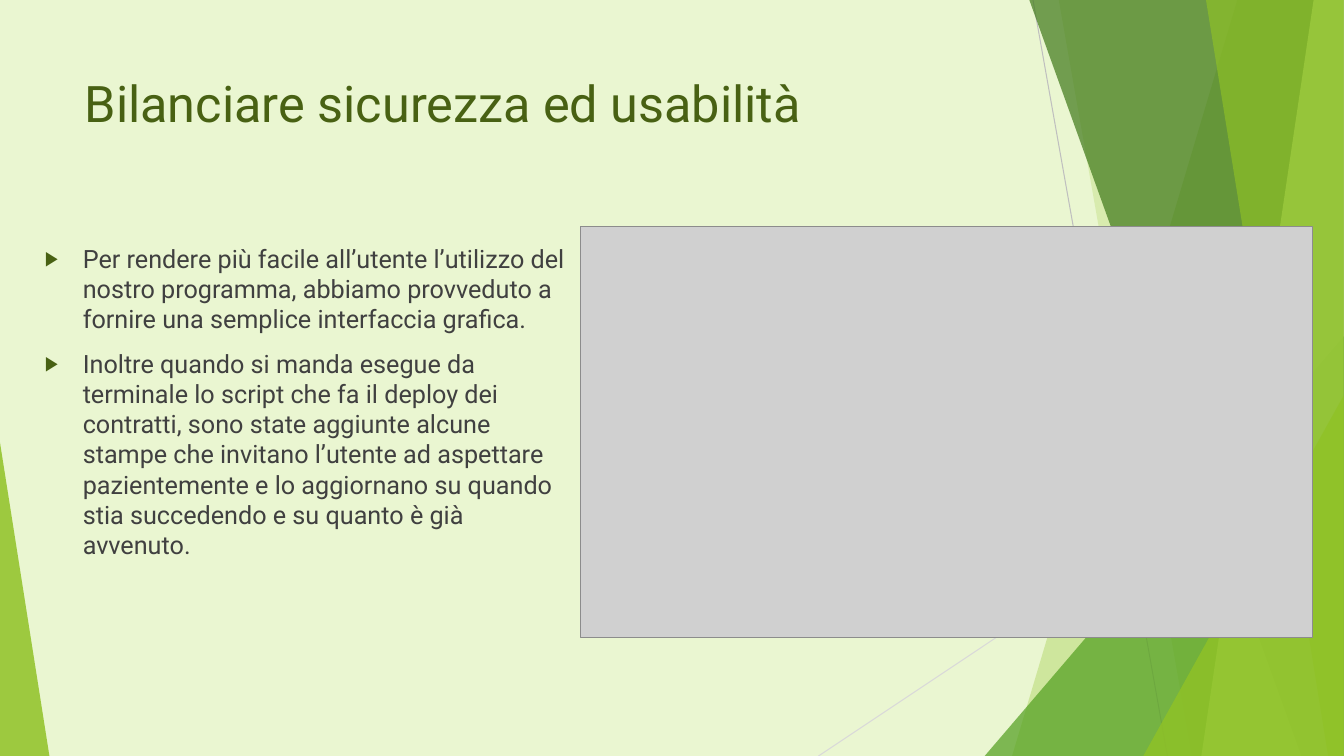
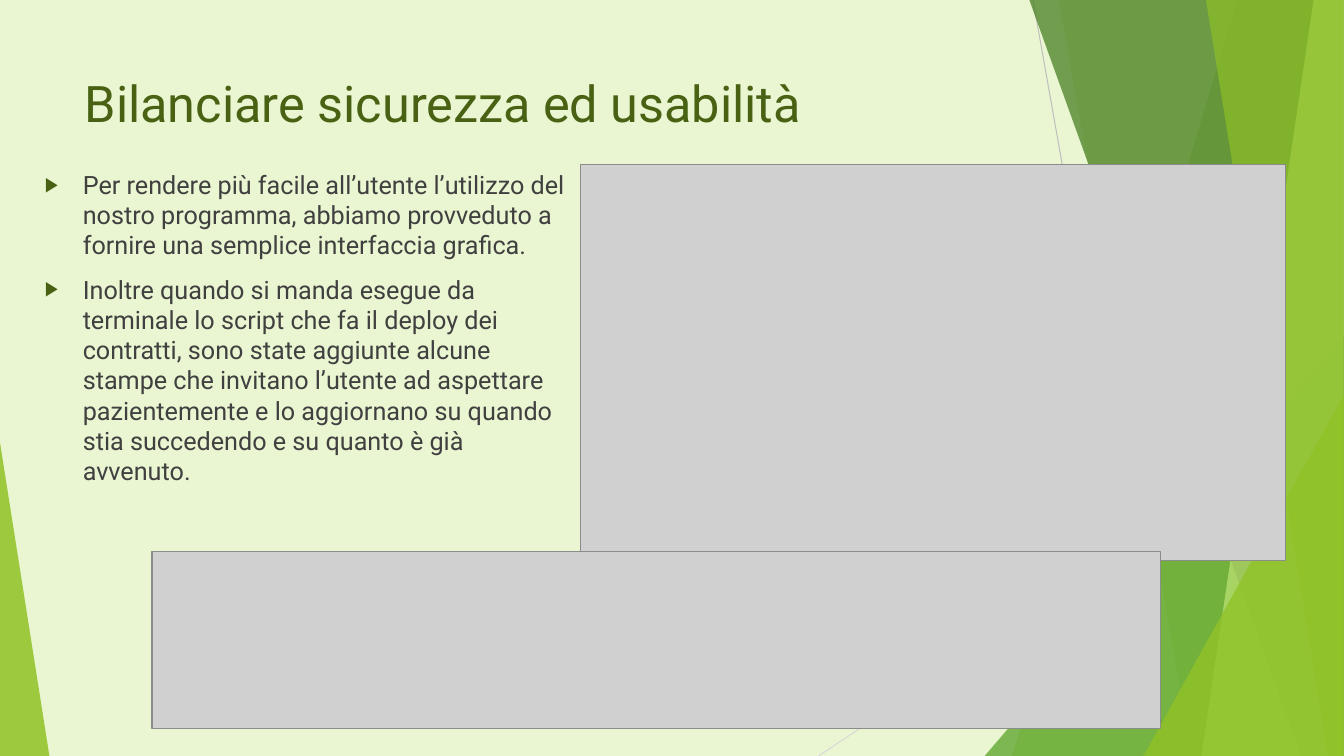
Before and after one commit to ChiaraAmalia/solidityproj, a slide deck: slide 9 of documenti/Footprint calculator.pptx. Drawn at 1344x756 pixels with LibreOffice and Linux fonts; fonts in the diff are those of the drawing; grey boxes stand for pictures. Boxes give left, top, right and bottom in pixels: in the first picture for what was removed or moved away, otherwise in the second. Text is boxed around its words. In the diff, an @@ line names an element or a change of style, - is before the commit and + after.

```diff
--- a/documenti/Footprint calculator.pptx
+++ b/documenti/Footprint calculator.pptx
@@ text "Per rendere più facile all’utente ...": place and size @@
-text "Per rendere più facile all’utente ..." at [83,249,565,555]
+text "Per rendere più facile all’utente ..." at [83,175,565,481]
@@ picture: place and size @@
-picture at [581,227,1313,638]
+picture at [581,164,1286,561]
@@ picture added at [152,552,1162,729] @@
```
Also in this commit, not shown: 2 other slides changed.
